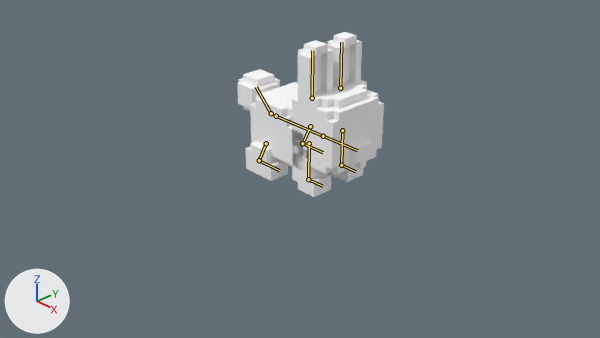
An edit to the Blender file src/galois/data/npcs/rabbit_animations.blend, drawn before and after from the same camera.
One viewpoint serves both versions: the file's camera 'Camera'. Every picture has the same lights, and +X, +Y and +Z are marked at lower left. The picture after the commit comes second. The bones that change are drawn over the model as lines.

Objects in the first picture: 'Body', 'Head', 'L_Ear', 'L_F_Foot', 'R_B_Foot', 'R_B_Leg', 'R_Ear', 'R_F_Foot', 'R_F_Leg', 'Tail'.
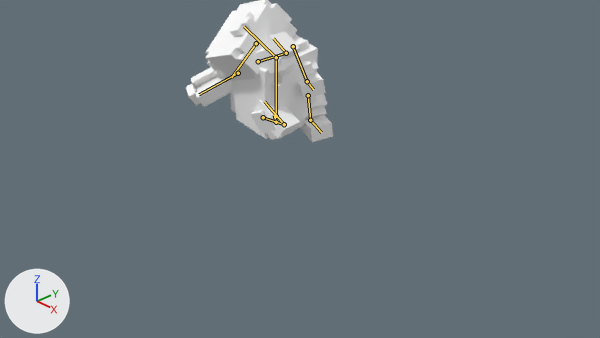
The newer file adds an action. The first version stands in its rest pose; the second is drawn at frame 16 of the action 'Death'.

What differs and where, as boxes (x1, y1, x2, y2) in the pictures (600 x 338 px):
'Head', posed
    before: (292, 80, 384, 174)
    after: (205, 0, 297, 81)
'Body', posed
    before: (250, 82, 303, 170)
    after: (230, 35, 318, 139)
'R_Ear', posed
    before: (298, 40, 333, 98)
    after: (186, 67, 232, 107)
'L_Ear', posed (not visible afterwards)
    before: (328, 32, 362, 88)
'R_B_Foot', posed (9% wider, 48% taller)
    before: (246, 155, 288, 181)
    after: (254, 100, 300, 139)
'R_F_Foot', posed
    before: (298, 173, 331, 197)
    after: (262, 31, 300, 64)
'R_F_Leg', posed
    before: (292, 144, 324, 182)
    after: (255, 48, 298, 74)
'R_B_Leg', posed (12% wider, 31% taller)
    before: (246, 142, 277, 167)
    after: (250, 106, 285, 139)
'L_F_Foot', posed
    before: (331, 166, 363, 182)
    after: (298, 72, 326, 100)
'L_F_Leg', posed (not visible before)
    after: (306, 40, 318, 70)
bone 'Body', root to tip
    before: (276, 116) to (323, 136)
    after: (276, 116) to (276, 57)
bone 'L_F_Leg', root to tip
    before: (342, 130) to (341, 165)
    after: (293, 46) to (307, 81)
bone 'L_F_Foot', root to tip
    before: (341, 165) to (355, 171)
    after: (307, 81) to (313, 89)
bone 'R_F_Leg', root to tip
    before: (309, 143) to (308, 179)
    after: (258, 61) to (286, 53)
bone 'R_F_Foot', root to tip
    before: (308, 179) to (322, 186)
    after: (286, 53) to (273, 38)
bone 'Tail', root to tip
    before: (271, 113) to (256, 87)
    after: (276, 122) to (274, 115)
bone 'Head', root to tip
    before: (323, 136) to (357, 150)
    after: (276, 57) to (244, 26)
bone 'L_Ear', root to tip
    before: (340, 88) to (341, 42)
    after: (256, 43) to (231, 77)
bone 'R_Ear', root to tip
    before: (312, 98) to (312, 50)
    after: (238, 73) to (199, 94)
bone 'L_B_Leg', root to tip
    before: (310, 126) to (302, 143)
    after: (308, 95) to (310, 120)
bone 'L_B_Foot', root to tip
    before: (302, 143) to (323, 152)
    after: (310, 120) to (321, 132)
bone 'R_B_Leg', root to tip
    before: (266, 143) to (259, 160)
    after: (263, 117) to (284, 124)
bone 'R_B_Foot', root to tip
    before: (259, 160) to (279, 170)
    after: (284, 124) to (264, 101)

The change in detail:
Bone 'Body' (bone_body) turns from (0, 0, 0) to (7, 0, 81) degrees about its own x, y and z.
Bone 'L_F_Leg' (bone_l_f_leg) turns from (0, 0, 0) to (41, 0, 14) degrees about its own x, y and z.
Bone 'L_F_Foot' (bone_l_f_foot) turns from (0, 0, 0) to (41, 0, 14) degrees about its own x, y and z.
Bone 'R_F_Leg' (bone_r_f_leg) turns from (0, 0, 0) to (-32, 0, -14) degrees about its own x, y and z.
Bone 'R_F_Foot' (bone_r_f_foot) turns from (0, 0, 0) to (-32, 0, -14) degrees about its own x, y and z.
Bone 'Tail' (bone_tail) turns from (0, 0, 0) to (-34, 0, -20) degrees about its own x, y and z.
Bone 'Head' (bone_head) turns from (0, 0, 0) to (32, 0, 28) degrees about its own x, y and z.
Bone 'L_Ear' (bone_l_ear) turns from (0, 0, 0) to (49, 0, 20) degrees about its own x, y and z.
Bone 'R_Ear' (bone_r_ear) turns from (0, 0, 0) to (49, 0, -20) degrees about its own x, y and z.
Bone 'L_B_Leg' (bone_l_b_leg) turns from (0, 0, 0) to (41, 0, 14) degrees about its own x, y and z.
Bone 'L_B_Foot' (bone_l_b_foot) turns from (0, 0, 0) to (41, 0, 14) degrees about its own x, y and z.
Bone 'R_B_Leg' (bone_r_b_leg) turns from (0, 0, 0) to (-32, 0, -14) degrees about its own x, y and z.
Bone 'R_B_Foot' (bone_r_b_foot) turns from (0, 0, 0) to (-32, 0, -14) degrees about its own x, y and z.
